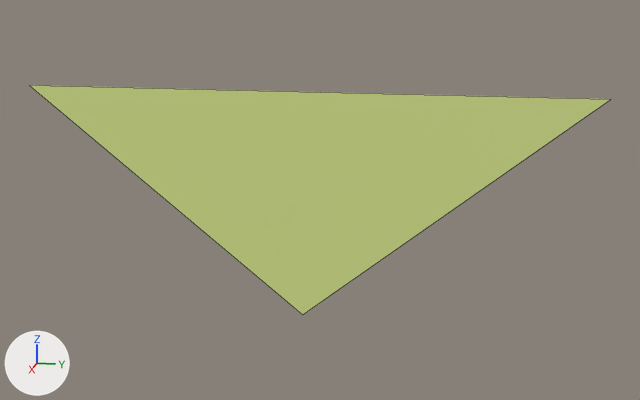
What one commit did to the Blender file ewu_oct_2023_gamejam/res/models/interaction_marker.blend.
Camera for both pictures: a camera (50 mm lens) standing at (1.463, 0.324, 0.446) and looking at (-0.009, 0.03, 0.078). The axes (+X, +Y, +Z) are drawn at lower left. The lights are the same throughout. Mesh edges are drawn as thin lines.
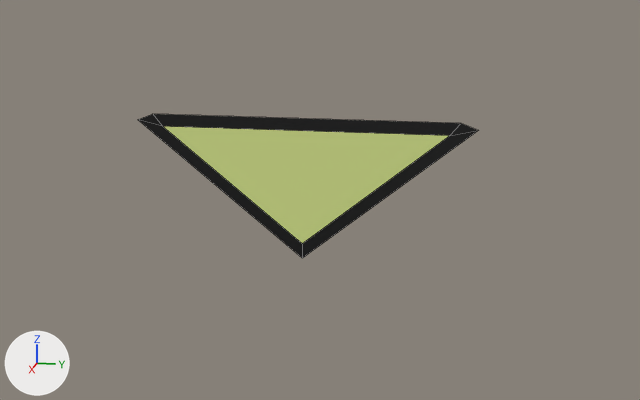
Where the change shows, as pixel boxes [x1, y1, x2, y2] in the pictures (640 x 400 px):
'Plane', reshaped (41% narrower, 37% shorter)
    before: [30, 85, 610, 315]
    after: [138, 114, 479, 258]

What the commit changed:
Material 'OutlineMaterial' (mat_outlinematerial) is new.
Its base color is (0.0, 0.0, 0.0) (black #000000).
me_plane has 3 vertices, 1 face and spans x 0.0, y -0.5..0.5, z -0.133..0.267.
me_plane is used by ob_plane; location (0.0, 0.0, 0.0).
Verts and faces of me_plane; kept vertices keep their numbers, new ones are numbered from 3.
Before the commit, vertices of me_plane: 0 (0.0, -0.5, 0.267) at pixel (29, 85), 1 (0.0, 0.0, -0.133) at pixel (302, 314), 2 (0.0, 0.5, 0.267) at pixel (611, 99).
Part 1, on me_plane:
Vertices deleted: 0, 1, 2 (with the faces that use them).
New vertex 3 is at (0.0, 0.25, 0.2), pixel (449, 135).
New vertex 4 is at (0.0, 0.0, 0.0), pixel (302, 243).
New vertex 5 is at (0.0, -0.25, 0.2), pixel (162, 126).
New vertex 6 is at (0.0, 0.296, 0.21), pixel (478, 130).
New vertex 7 is at (0.0, 0.0, -0.027), pixel (302, 258).
New vertex 8 is at (0.0, -0.296, 0.21), pixel (137, 119).
New vertex 9 is at (0.0, 0.268, 0.221), pixel (461, 123).
New vertex 10 is at (0.0, -0.268, 0.221), pixel (152, 113).
New faces: (3, 5, 4) (mat_material (green #d9e78e)).
New faces: (4, 5, 8, 7), (3, 4, 7, 6), (5, 10, 8), (3, 6, 9), (3, 9, 10, 5) (mat_outlinematerial (black #000000)).
me_plane now uses material mat_outlinematerial (black #000000).
